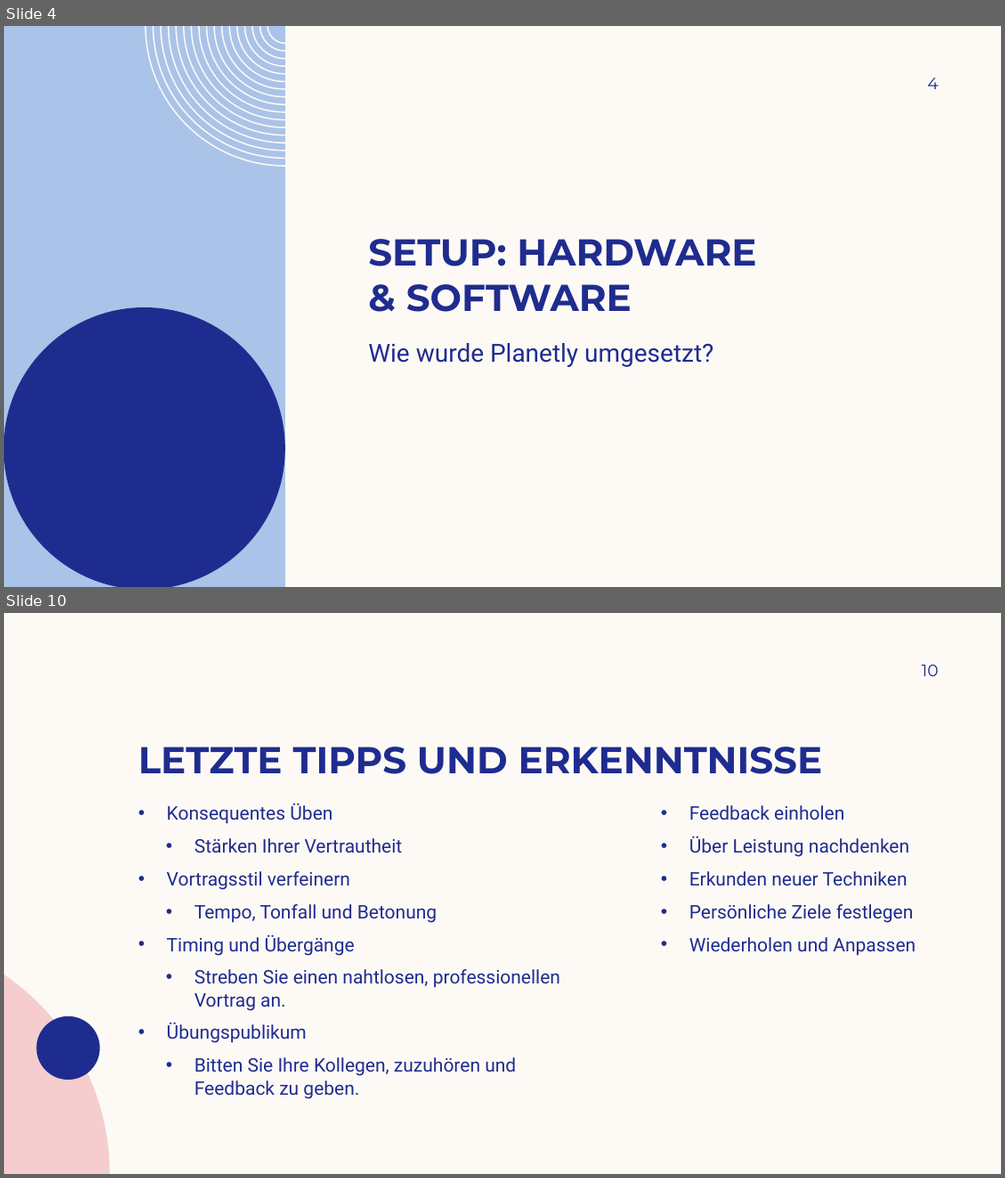
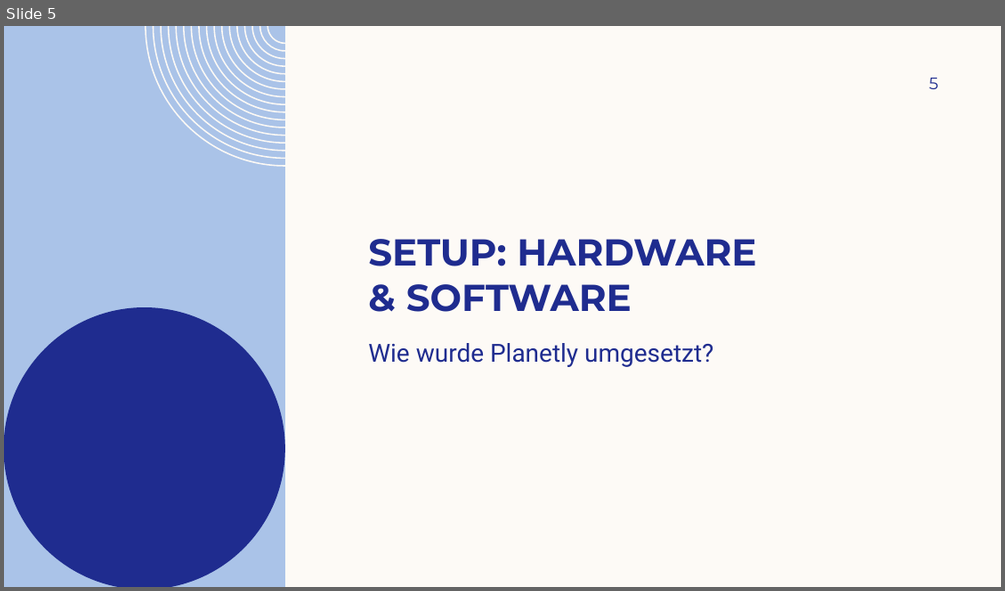
Before and after one commit to daisiedjulietse25/mr-endprojekt-Pospischek-2026-10-18_02-25-46, a slide deck: Praesentation.pptx. Shown one above the other, each under a label of ours: slides 4 and 10 before the commit, slide 5 after it; the slides between them are not shown. The pictures are 1005x1178 and 1005x591 pixels, drawn with LibreOffice and Linux fonts; fonts in the diff are those of the drawing; background and template pictures are left out. Boxes give left, top, right and bottom in pixels: in the first picture for what was removed or moved away, otherwise in the second. Text is boxed around its words. In the diff, an @@ line names an element or a change of style, - is before the commit and + after.

```diff
--- a/Praesentation.pptx
+++ b/Praesentation.pptx
@@ slide 10 removed at [4,613,1001,1174], background #FDFAF6 @@
@@ page number removed at [922,665,938,676] @@
-10
@@ title removed at [138,747,823,774] @@
-LETZTE TIPPS UND ERKENNTNISSE
@@ text removed at [167,803,560,1099] @@
-• Konsequentes Üben
-  • Stärken Ihrer Vertrautheit
-• Vortragsstil verfeinern
-  • Tempo, Tonfall und Betonung
-• Timing und Übergänge
-  • Streben Sie einen nahtlosen, professionellen Vortrag an.
-• Übungspublikum
-  • Bitten Sie Ihre Kollegen, zuzuhören und Feedback zu geben.
@@ text removed at [689,805,915,956] @@
-• Feedback einholen
-• Über Leistung nachdenken
-• Erkunden neuer Techniken
-• Persönliche Ziele festlegen
-• Wiederholen und Anpassen
@@ freeform shape removed at [4,974,109,1174] @@
@@ freeform shape removed at [36,1016,100,1079] @@
@@ what was slide 4 is now slide 5 @@
@@ page number at [929,78,938,89]: text changed @@
-4
+5
```
Also in this commit, not shown: 3 slides changed, 9 slides added, 6 other slides removed, 3 other files.
